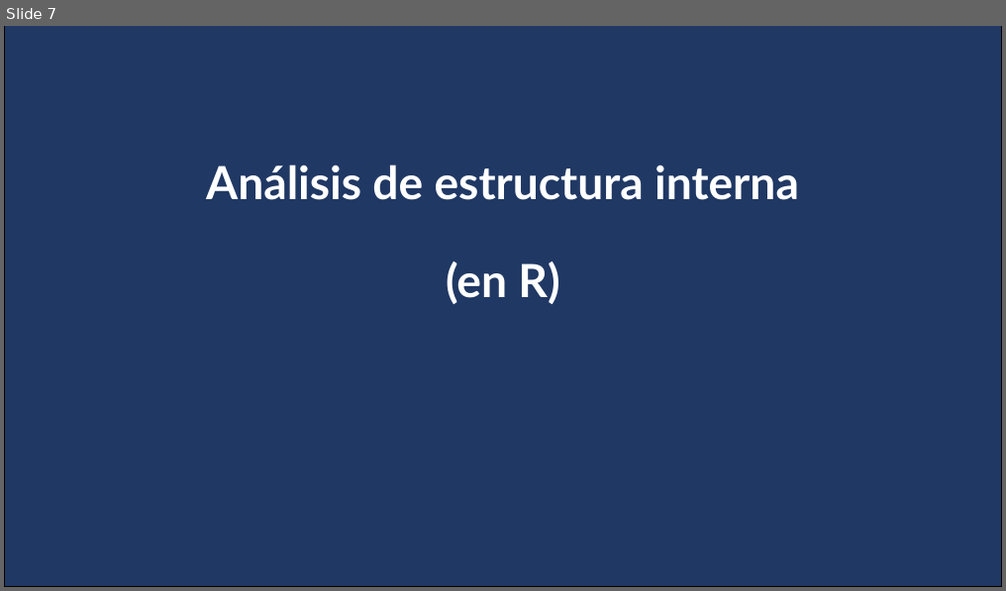
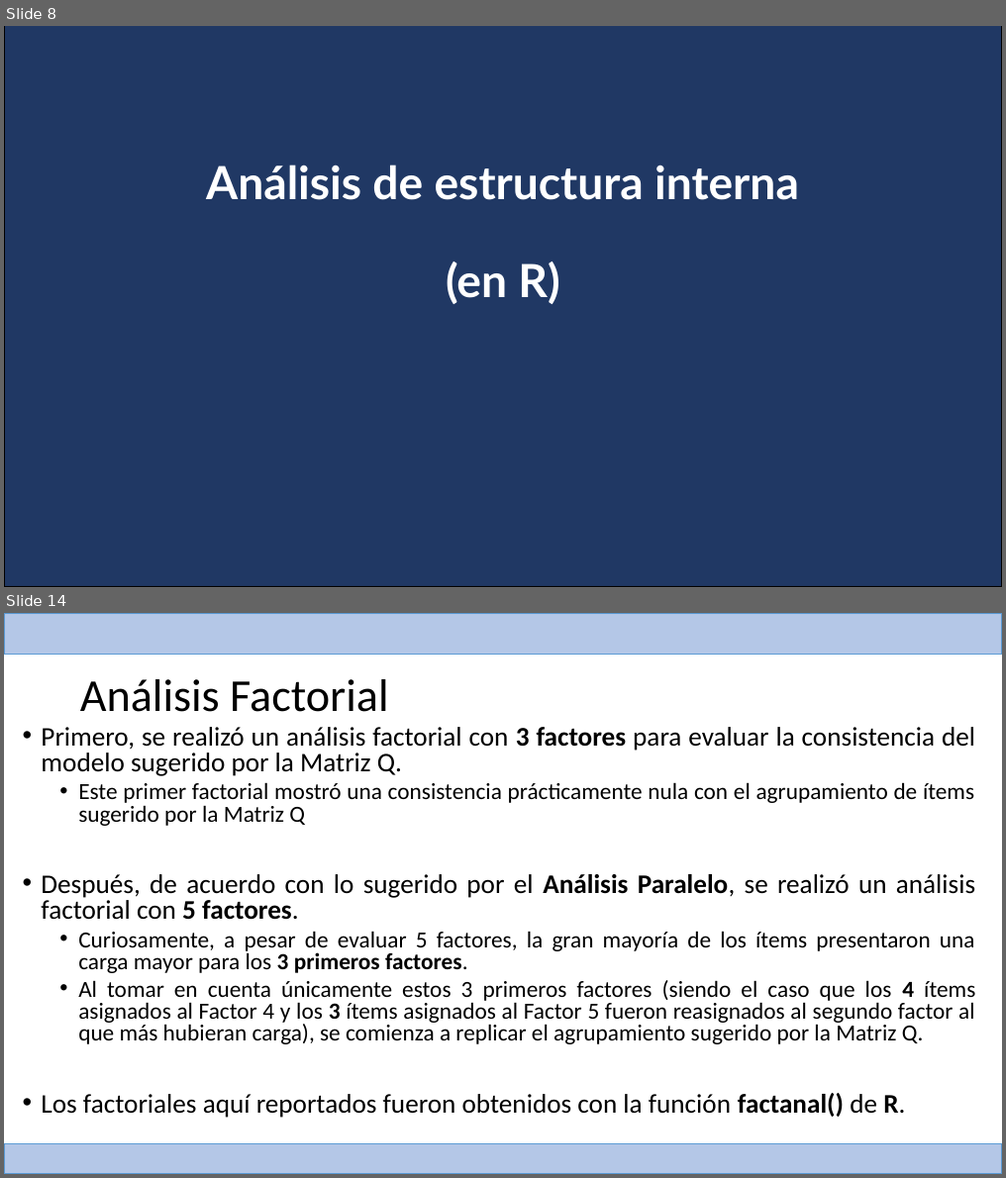
Before and after one commit to Adrifelcha/afchavez-019, a slide deck: RIMEDIE/Mat09_2015/Assessing the Model/Reporte_Resumen_Indices_TCT_AFC_AFE_MAT09.pptx. Shown one above the other, each under a label of ours: slide 7 before the commit, slides 8 and 14 after it; the slides between them are not shown. The pictures are 1006x591 and 1006x1178 pixels, drawn with LibreOffice and Linux fonts; fonts in the diff are those of the drawing. Boxes give left, top, right and bottom in pixels: in the first picture for what was removed or moved away, otherwise in the second. Text is boxed around its words. In the diff, an @@ line names an element or a change of style, - is before the commit and + after.

```diff
--- a/RIMEDIE/Mat09_2015/Assessing the Model/Reporte_Resumen_Indices_TCT_AFC_AFE_MAT09.pptx
+++ b/RIMEDIE/Mat09_2015/Assessing the Model/Reporte_Resumen_Indices_TCT_AFC_AFE_MAT09.pptx
@@ slide 14 added at [4, 613, 1002, 1174], background #FFFFFF @@
@@ rectangle added at [4, 613, 1002, 655], fill #B4C7E7, outline #5B9BD5 1 pt @@
@@ title added at [80, 679, 388, 712], 44 pt, text #000000 @@
+Análisis Factorial
@@ text added at [41, 727, 975, 1118], 22.2 pt, text #000000 @@
+• Primero, se realizó un análisis factorial con 3 factores para evaluar la consistencia del modelo sugerido por la Matriz Q.
+  • Este primer factorial mostró una consistencia prácticamente nula con el agrupamiento de ítems sugerido por la Matriz Q
+• Después, de acuerdo con lo sugerido por el Análisis Paralelo, se realizó un análisis factorial con 5 factores.
+  • Curiosamente, a pesar de evaluar 5 factores, la gran mayoría de los ítems presentaron una carga mayor para los 3 primeros factores.
+  • Al tomar en cuenta únicamente estos 3 primeros factores (siendo el caso que los 4 ítems asignados al Factor 4 y los 3 ítems asignados al Factor 5 fueron reasignados al segundo factor al que más hubieran carga), se comienza a replicar el agrupamiento sugerido por la Matriz Q.
+• Los factoriales aquí reportados fueron obtenidos con la función factanal() de R.
@@ rectangle added at [4, 1145, 1002, 1174], fill #B4C7E7, outline #5B9BD5 1 pt @@
@@ what was slide 7 is now slide 8 @@
```
Also in this commit, not shown: 1 slide changed, 12 other slides added, 4 slides removed, 4 other files.
